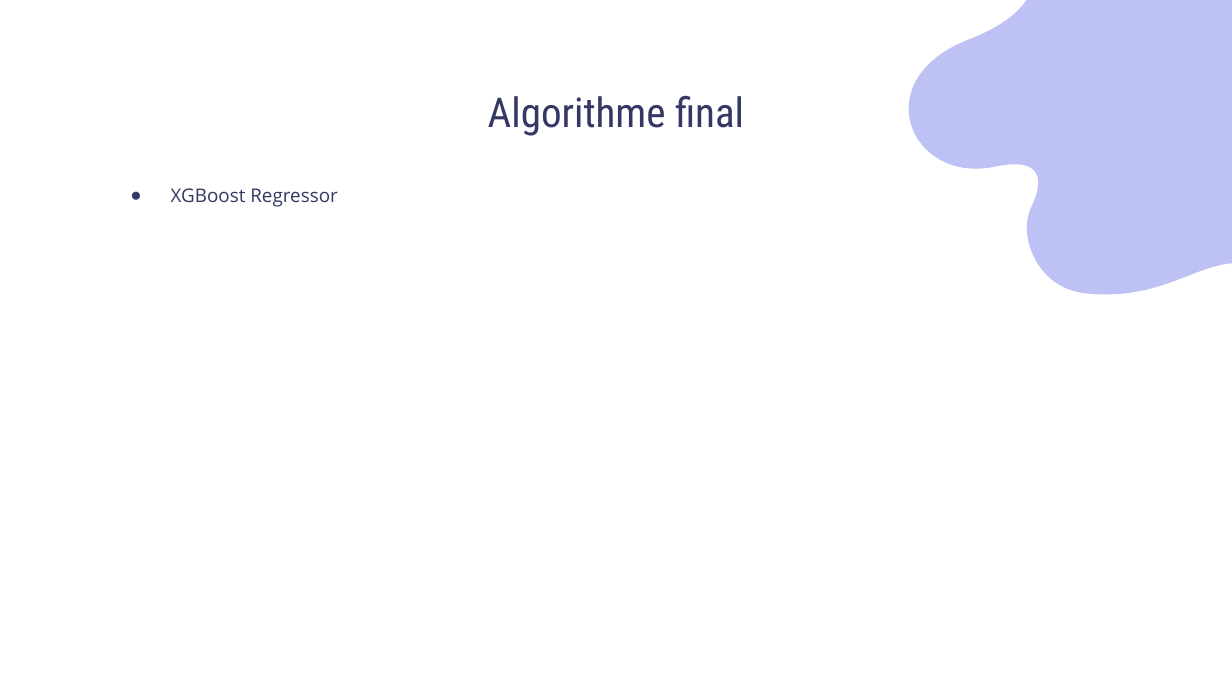
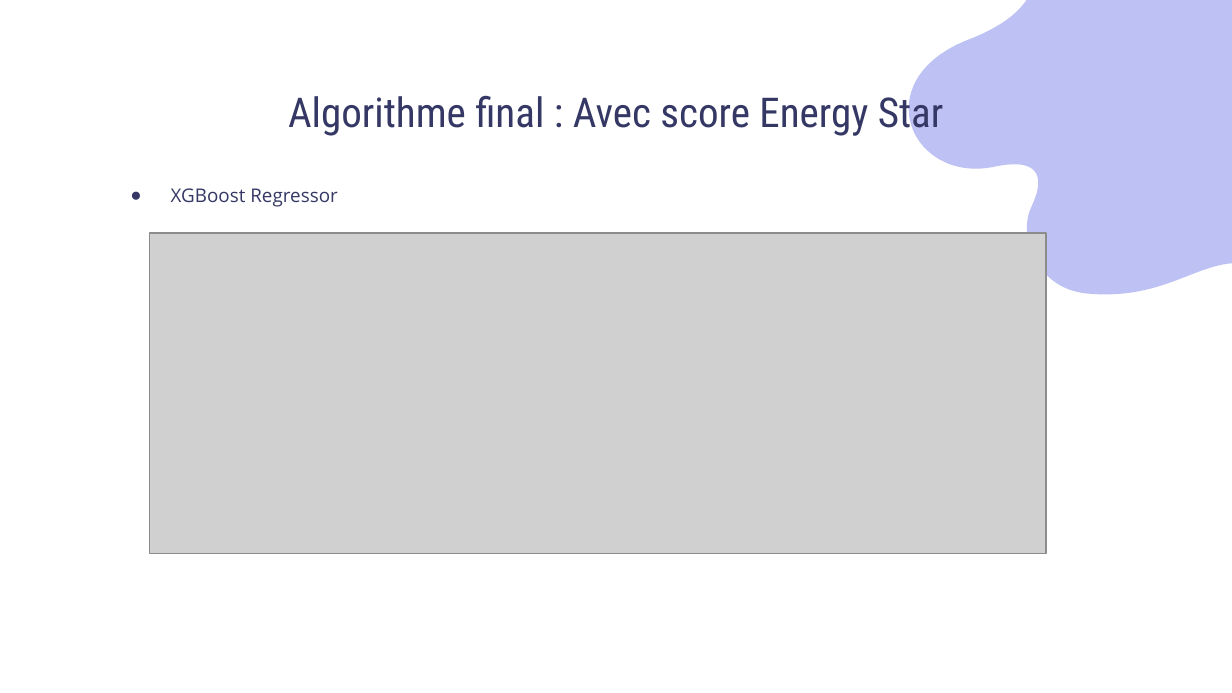
Before and after one commit to Sylvariane/Anticipez_les_besoins_en_electricite, a slide deck: slide 24 of Pélec_03_presentation.pptx. Drawn at 1232x693 pixels with LibreOffice and Linux fonts; fonts in the diff are those of the drawing; grey boxes stand for pictures. Boxes give left, top, right and bottom in pixels: in the first picture for what was removed or moved away, otherwise in the second. Text is boxed around its words. In the diff, an @@ line names an element or a change of style, - is before the commit and + after.

```diff
--- a/Pélec_03_presentation.pptx
+++ b/Pélec_03_presentation.pptx
@@ title at (288,89,944,137): text changed @@
-Algorithme final
+Algorithme final : Avec score Energy Star
@@ picture added at (149,233,1046,553) @@
```
Also in this commit, not shown: 4 other slides changed, 1 other file.
